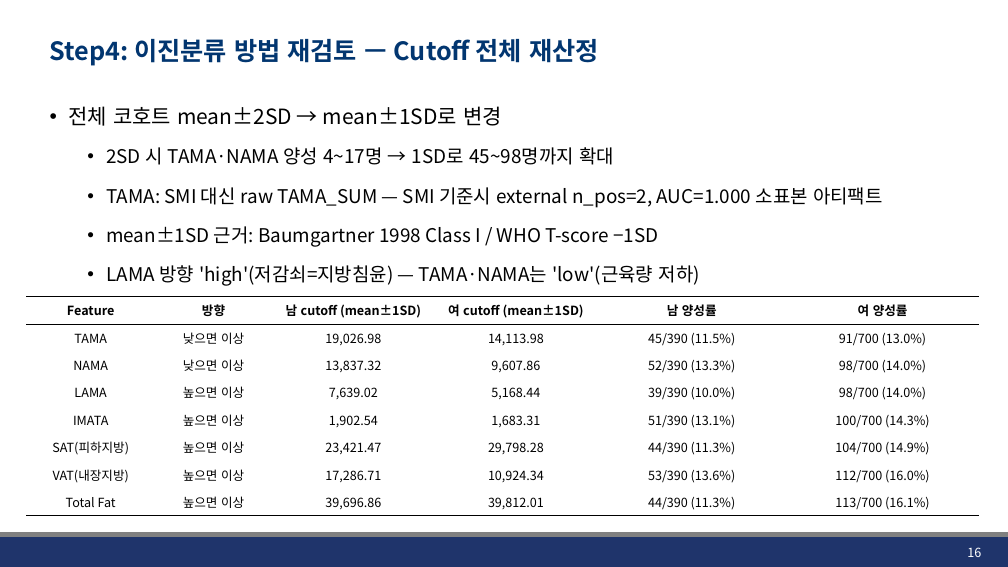
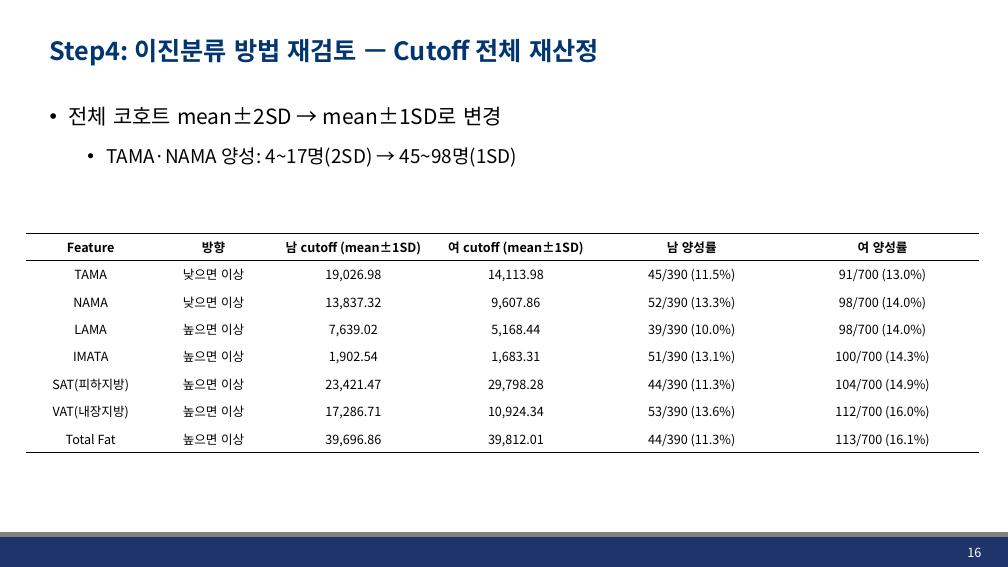
Before and after one commit to JHWannabe/Clinical_Study, a slide deck: slide 16 of docs/260807_Results of multiple Features.pptx. Drawn at 1008x567 pixels with LibreOffice and Linux fonts; fonts in the diff are those of the drawing; background and template pictures are left out. Boxes give left, top, right and bottom in pixels: in the first picture for what was removed or moved away, otherwise in the second. Text is boxed around its words. In the diff, an @@ line names an element or a change of style, - is before the commit and + after.

```diff
--- a/docs/260807_Results of multiple Features.pptx
+++ b/docs/260807_Results of multiple Features.pptx
@@ text at <box>106,147,517,167</box>: text changed @@
-  • 2SD 시 TAMA·NAMA 양성 4~17명 → 1SD로 45~98명까지 확대
-  • TAMA: SMI 대신 raw TAMA_SUM — SMI 기준시 external n_pos=2, AUC=1.000 소표본 아티팩트
-  • mean±1SD 근거: Baumgartner 1998 Class I / WHO T-score −1SD
-  • LAMA 방향 'high'(저감쇠=지방침윤) — TAMA·NAMA는 'low'(근육량 저하)
+  • TAMA·NAMA 양성: 4~17명(2SD) → 45~98명(1SD)
@@ table: place and size @@
-table at <box>26,296,979,516</box>
+table at <box>26,233,979,452</box>
```
Also in this commit, not shown: 10 other slides changed, 1 slide added, 1 slide removed, 29 other files.
